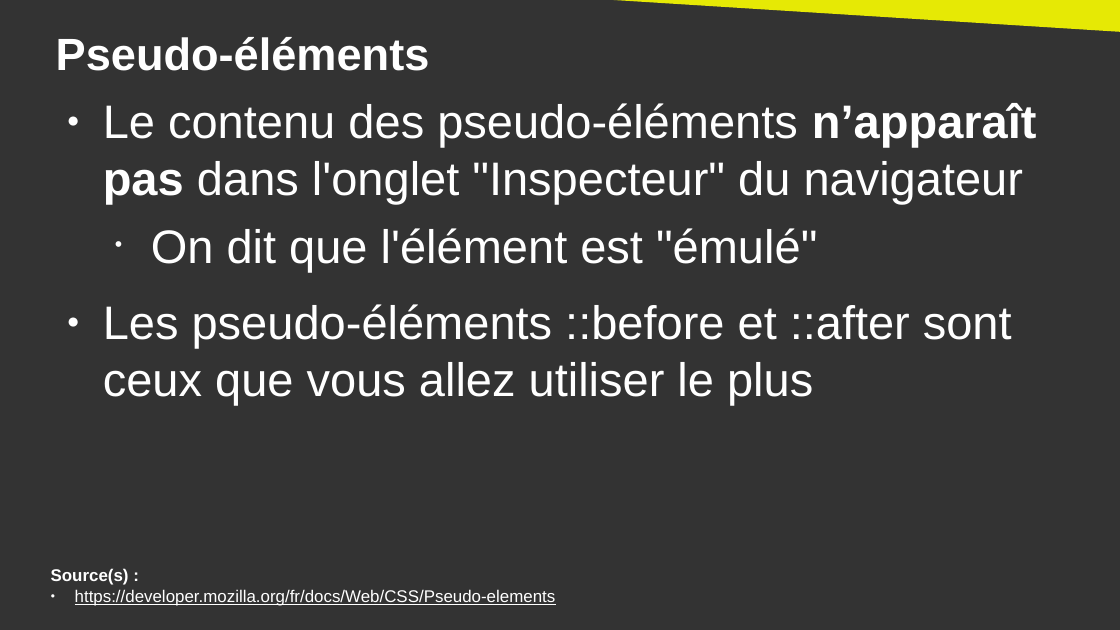
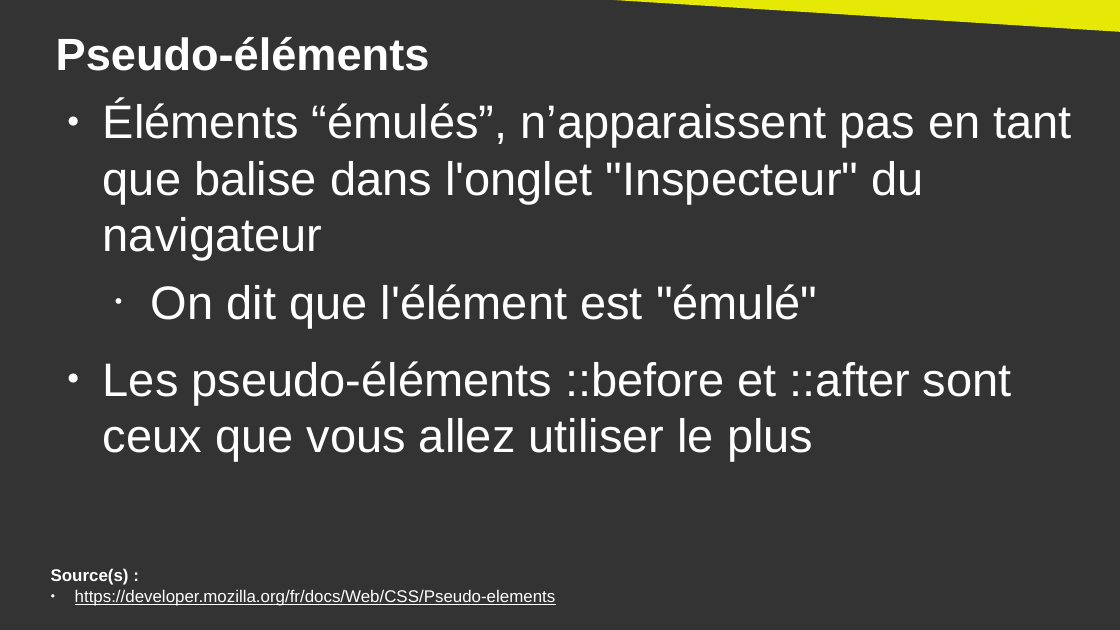
Before and after one commit to DanYellow/cours, a slide deck: slide 17 of integration-web-s2/travaux-pratiques/numero-3/presentation.odp. Drawn at 1120x630 pixels with LibreOffice and Linux fonts; fonts in the diff are those of the drawing. Boxes give left, top, right and bottom in pixels: in the first picture for what was removed or moved away, otherwise in the second. Text is boxed around its words. In the diff, an @@ line names an element or a change of style, - is before the commit and + after.

```diff
--- a/integration-web-s2/travaux-pratiques/numero-3/presentation.odp
+++ b/integration-web-s2/travaux-pratiques/numero-3/presentation.odp
@@ text at (x1=103, y1=101, x2=1071, y2=260): text changed @@
-● Le contenu des pseudo-éléments n’apparaît pas dans l'onglet "Inspecteur" du navigateur
+● Éléments “émulés”, n’apparaissent pas en tant que balise dans l'onglet "Inspecteur" du navigateur
```
Also in this commit, not shown: 4 other slides changed, 1 other file.
